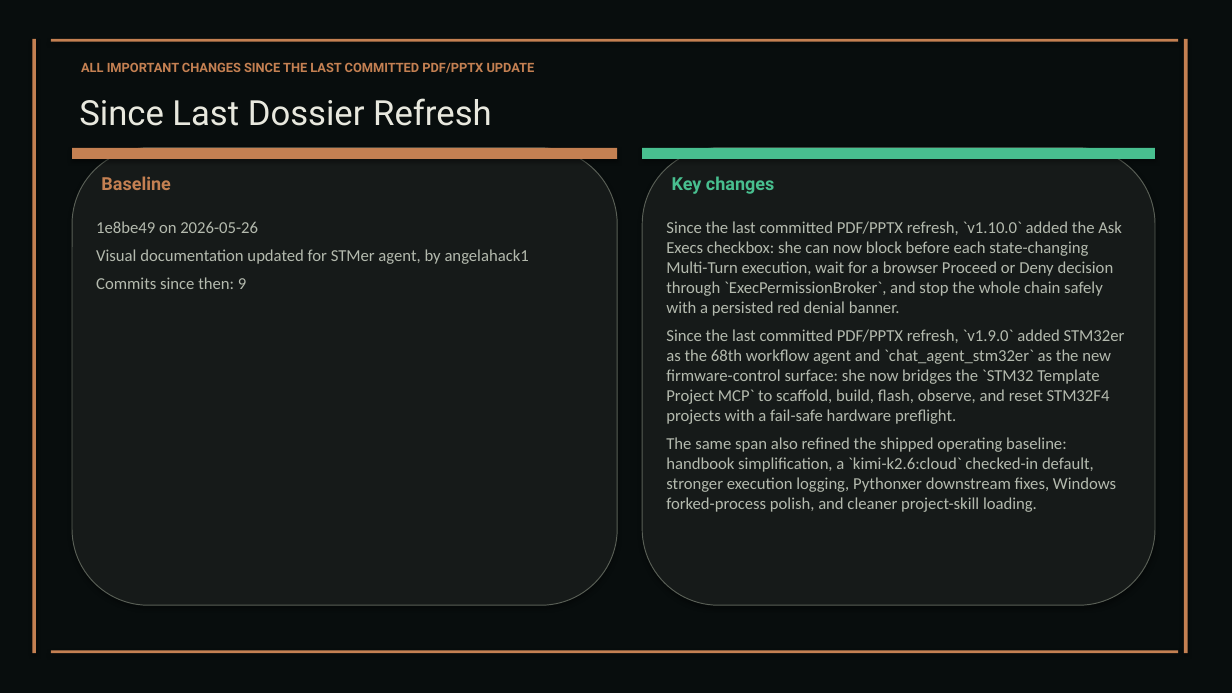
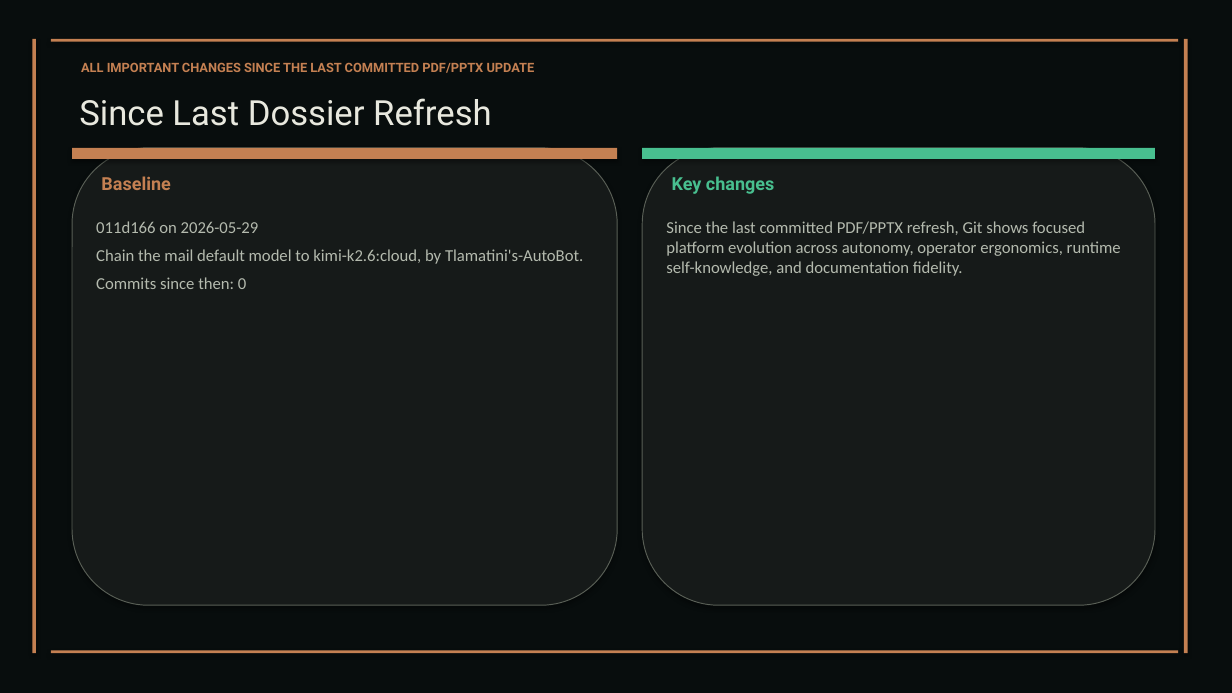
Before and after one commit to XAIHT/Tlamatini, a slide deck: slide 41 of Tlamatini_eXtended_Artificial_Intelligence_Humanly_Tempered.pptx. Drawn at 1232x693 pixels with LibreOffice and Linux fonts; fonts in the diff are those of the drawing. Boxes give left, top, right and bottom in pixels: in the first picture for what was removed or moved away, otherwise in the second. Text is boxed around its words. In the diff, an @@ line names an element or a change of style, - is before the commit and + after.

Commit message:
Updating visual documentation, by Tlamatini's-AutoBot.

```diff
--- a/Tlamatini_eXtended_Artificial_Intelligence_Humanly_Tempered.pptx
+++ b/Tlamatini_eXtended_Artificial_Intelligence_Humanly_Tempered.pptx
@@ text at box(96, 221, 583, 289): text changed @@
-1e8be49 on 2026-05-26
-Visual documentation updated for STMer agent, by angelahack1
-Commits since then: 9
+011d166 on 2026-05-29
+Chain the mail default model to kimi-k2.6:cloud, by Tlamatini's-AutoBot.
+Commits since then: 0
@@ text at box(666, 221, 1121, 276): text changed @@
-Since the last committed PDF/PPTX refresh, `v1.10.0` added the Ask Execs checkbox: she can now block before each state-changing Multi-Turn execution, wait for a browser Proceed or Deny decision through `ExecPermissionBroker`, and stop the whole chain safely with a persisted red denial banner.
-Since the last committed PDF/PPTX refresh, `v1.9.0` added STM32er as the 68th workflow agent and `chat_agent_stm32er` as the new firmware-control surface: she now bridges the `STM32 Template Project MCP` to scaffold, build, flash, observe, and reset STM32F4 projects with a fail-safe hardware preflight.
-The same span also refined the shipped operating baseline: handbook simplification, a `kimi-k2.6:cloud` checked-in default, stronger execution logging, Pythonxer downstream fixes, Windows forked-process polish, and cleaner project-skill loading.
+Since the last committed PDF/PPTX refresh, Git shows focused platform evolution across autonomy, operator ergonomics, runtime self-knowledge, and documentation fidelity.
```
Also in this commit, not shown: 4 other slides changed, 2 slides removed, 2 other files.
